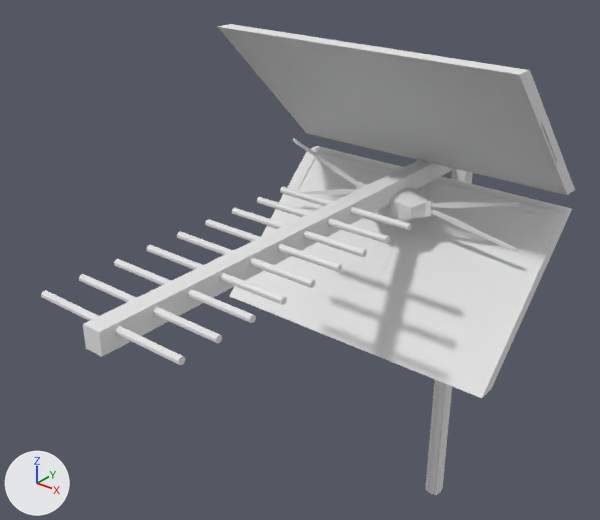
An edit to the OBJ model antenna/1/mesh.obj, drawn before and after from the same camera.
Camera for both pictures: a 50 mm lens placed at (48.5, -95.1, 91.7), pointed at (-7.5, -25.1, 48.3). Lighting does not change. The marker at lower left points along +X, +Y and +Z. Where no turn or scale is listed for an object, it has been applied to the vertices.
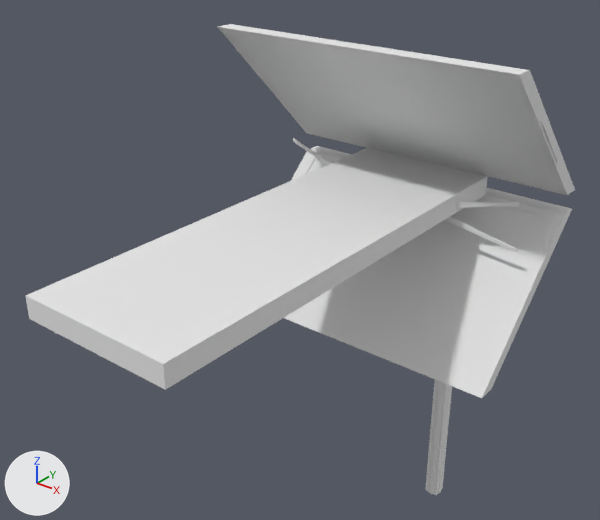
Diff of the bpy script that builds the scene:
```diff
--- a/antenna/1/mesh.obj.py
+++ b/antenna/1/mesh.obj.py
@@ me_mesh @@
 # used by ob_mesh; location = (0.0, 0.0, 0.0)
-me_mesh.from_pydata(...)  # 872 vertices, 798 faces; spans x -21.4..16.8, y -59.5..3.5, z 0.0..73.8
+me_mesh.from_pydata(...)  # 880 vertices, 806 faces; spans x -21.4..16.8, y -59.5..3.5, z 0.0..73.8
+# me_mesh part 1
+# 2 faces are deleted
+# 8 vertices are added at x -11.1..6.6, y -59.5..-6.2, z 54.3..56.7
+# 10 new faces join them, mat_none_003 (white #e7e7e7)
 me_mesh.materials.append(mat_antenna_01_004)
```

Boxes (x1, y1, x2, y2) around the edits, measured in the pictures (600 x 520 px):
'mesh', reshaped: before (41, 24, 575, 495); after (26, 24, 575, 495)
part 1 of me_mesh, built on: before (99, 164, 433, 357); after (26, 148, 488, 390)
